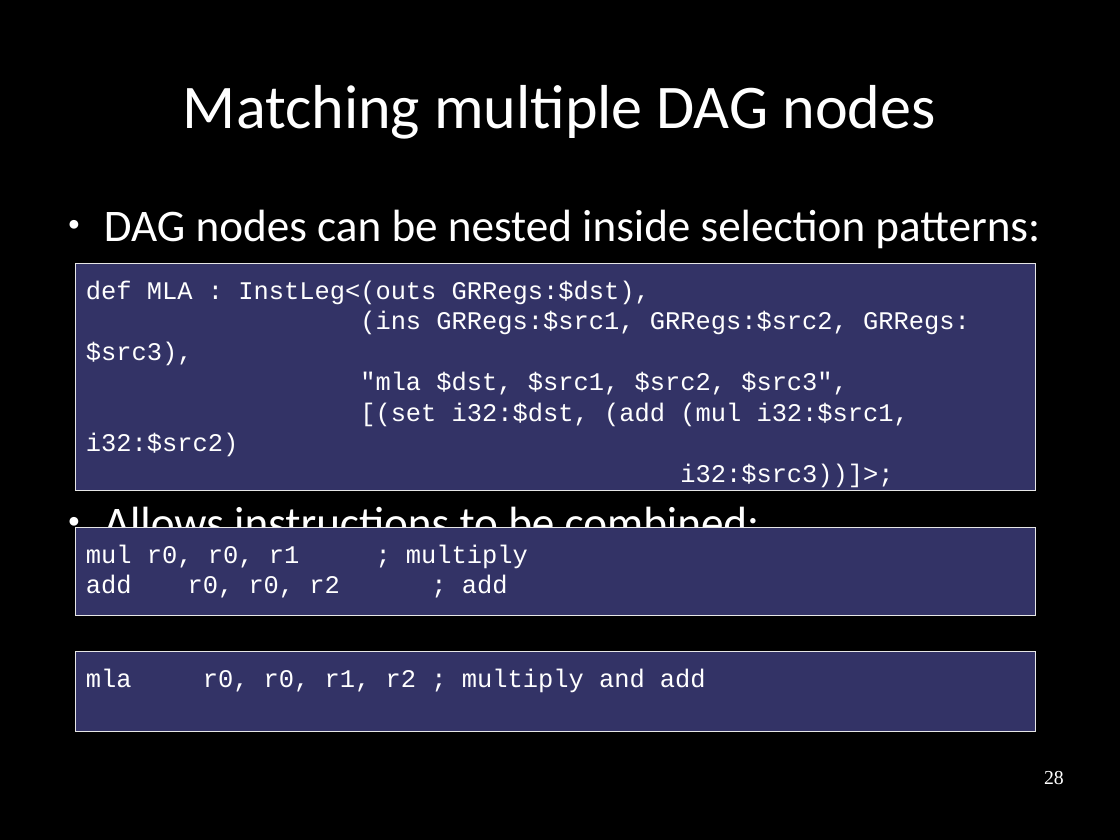
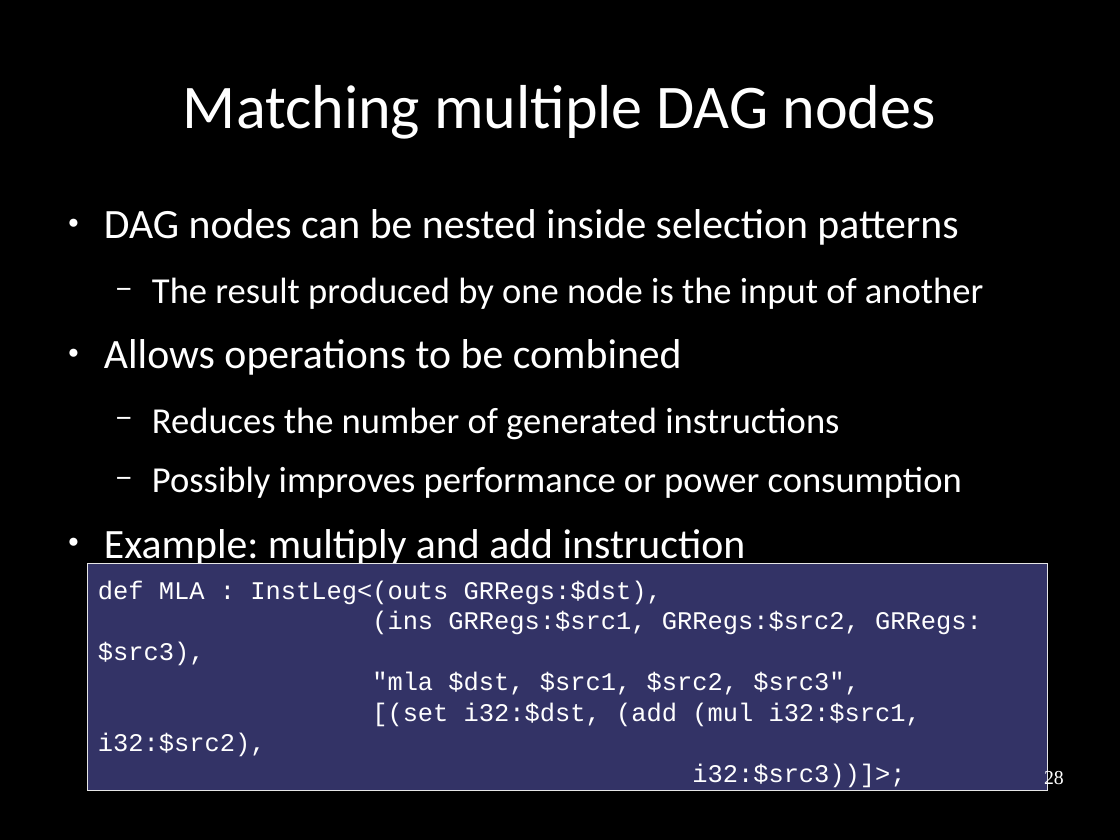
Before and after one commit to frasercrmck/llvm-leg, a slide deck: slide 28 of docs/Codeplay/Slides.odp. Drawn at 1120x840 pixels with LibreOffice and Linux fonts; fonts in the diff are those of the drawing. Boxes give left, top, right and bottom in pixels: in the first picture for what was removed or moved away, otherwise in the second. Text is boxed around its words. In the diff, an @@ line names an element or a change of style, - is before the commit and + after.

```diff
--- a/docs/Codeplay/Slides.odp
+++ b/docs/Codeplay/Slides.odp
@@ text at (x1=104, y1=209, x2=983, y2=568): text changed; size 32 to 25.9 pt @@
-● DAG nodes can be nested inside selection patterns:
-● Allows instructions to be combined:
+● DAG nodes can be nested inside selection patterns
+  − The result produced by one node is the input of another
+● Allows operations to be combined
+  − Reduces the number of generated instructions
+  − Possibly improves performance or power consumption
+● Example: multiply and add instruction
@@ rectangle removed at (x1=76, y1=528, x2=1037, y2=617) @@
-mul r0, r0, r1 ; multiply
-add r0, r0, r2 ; add
@@ rectangle "def MLA : InstLeg<(outs GRRegs:$dst)," moved from (x1=76, y1=264, x2=1037, y2=491) to (x1=88, y1=564, x2=1049, y2=791) @@
@@ rectangle removed at (x1=76, y1=652, x2=1037, y2=733) @@
-mla r0, r0, r1, r2 ; multiply and add
@@ text in rectangle at (x1=98, y1=702, x2=921, y2=757): text changed @@
-[(set i32:$dst, (add (mul i32:$src1, i32:$src2)
+[(set i32:$dst, (add (mul i32:$src1, i32:$src2),
```
Also in this commit, not shown: 11 other slides changed, 1 slide removed.
